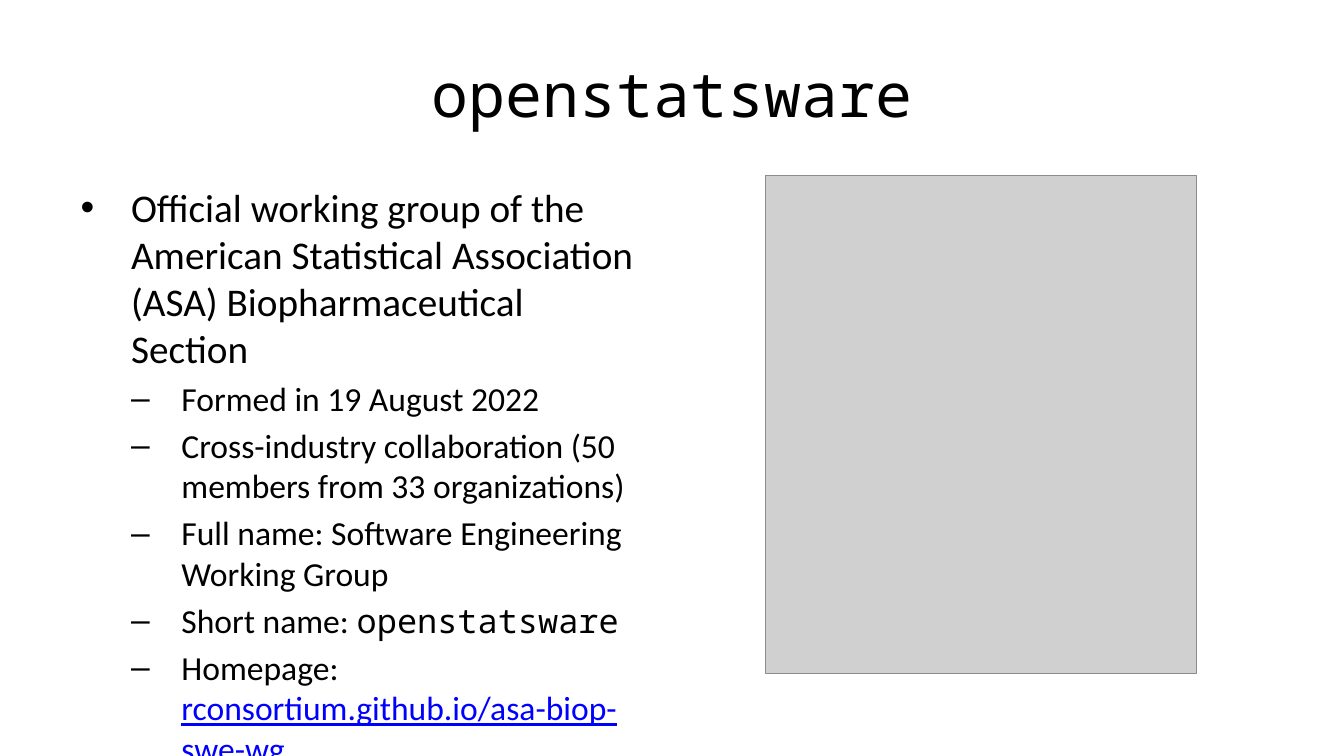
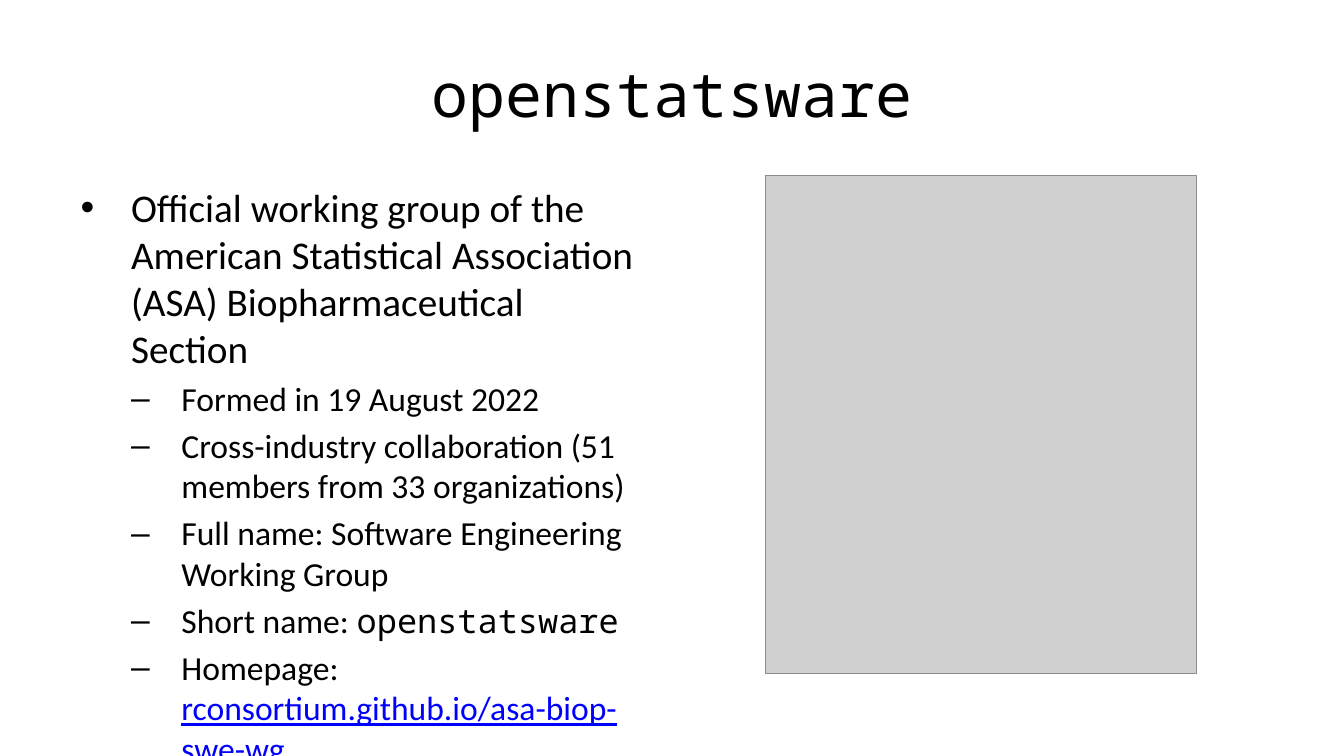
Before and after one commit to openstatsware/website, a slide deck: slide 4 of slides/rpharma-wg-mmrm-oct2023.pptx. Drawn at 1344x756 pixels with LibreOffice and Linux fonts; fonts in the diff are those of the drawing; grey boxes stand for pictures. Boxes give left, top, right and bottom in pixels: in the first picture for what was removed or moved away, otherwise in the second. Text is boxed around its words. In the diff, an @@ line names an element or a change of style, - is before the commit and + after.

```diff
--- a/slides/rpharma-wg-mmrm-oct2023.pptx
+++ b/slides/rpharma-wg-mmrm-oct2023.pptx
@@ text at <box>181,433,624,504</box>: text changed @@
-  – Cross-industry collaboration (50 members from 33 organizations)
+  – Cross-industry collaboration (51 members from 33 organizations)
```
Also in this commit, not shown: 14 other files.
